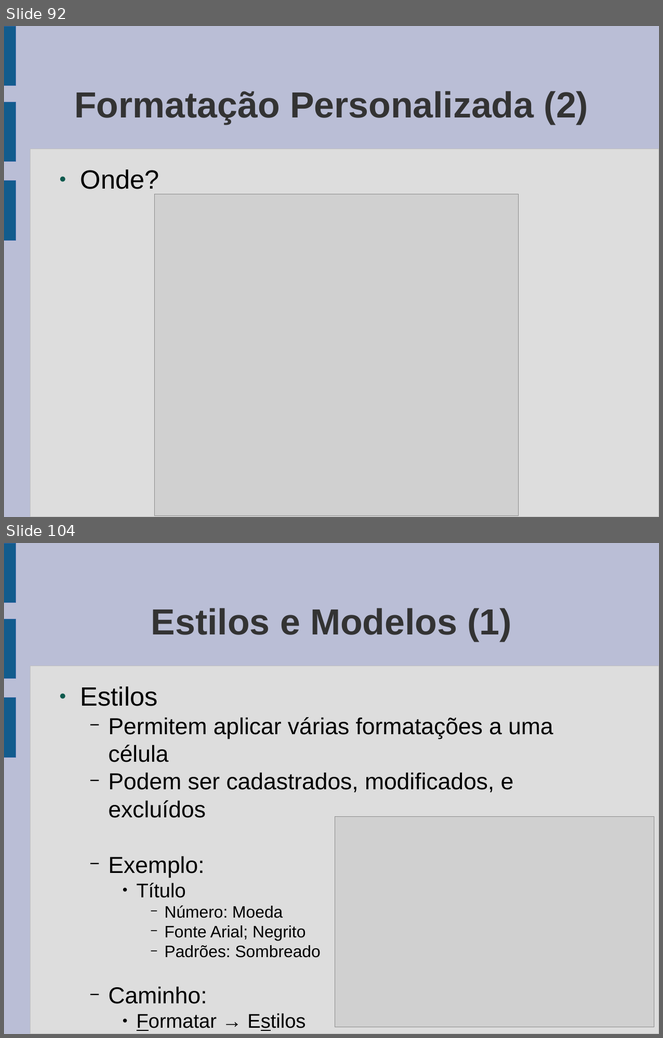
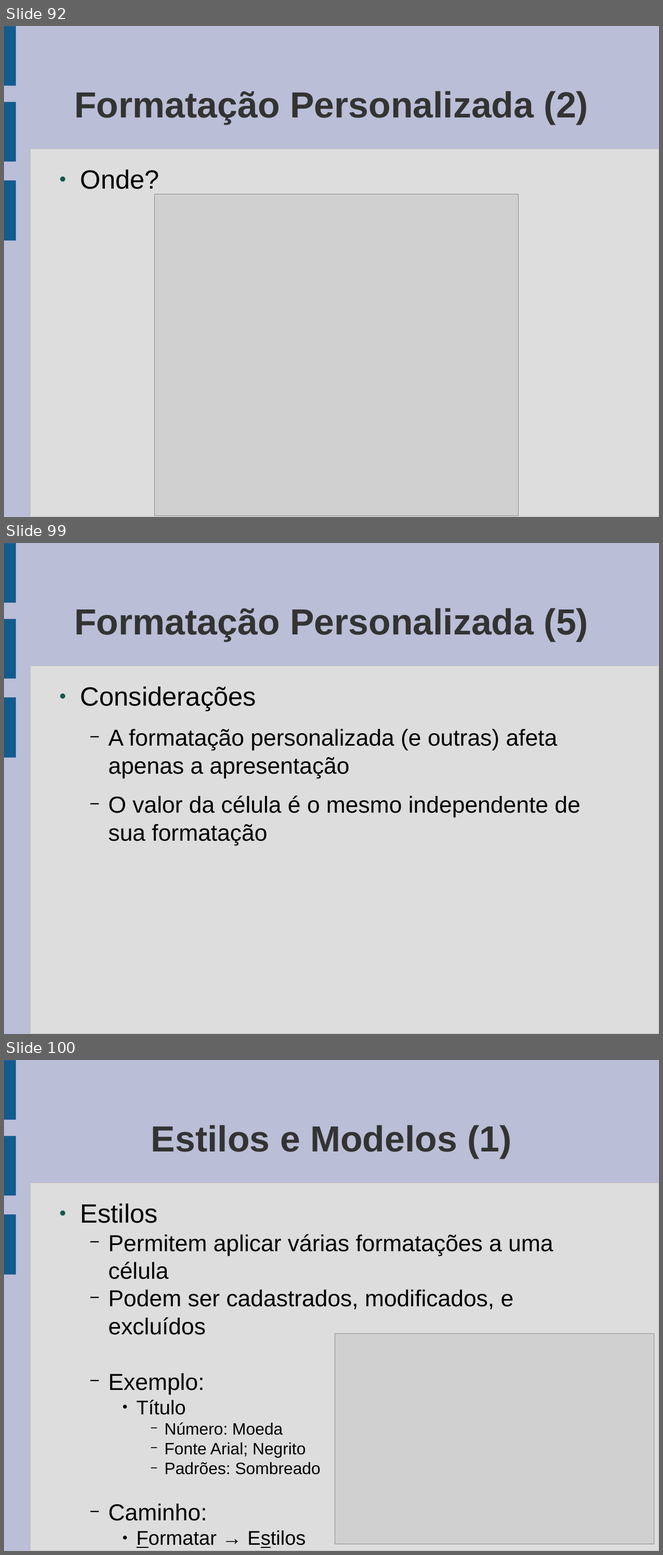
Before and after one commit to gcms/gustavo, a slide deck: cepss/aulas.odp. Shown one above the other, each under a label of ours: slides 92 and 104 before the commit, slides 92, 99 and 100 after it; the slides between them are not shown. The pictures are 663x1038 and 663x1555 pixels, drawn with LibreOffice and Linux fonts; fonts in the diff are those of the drawing; grey boxes stand for pictures. Boxes give left, top, right and bottom in pixels: in the first picture for what was removed or moved away, otherwise in the second. Text is boxed around its words. In the diff, an @@ line names an element or a change of style, - is before the commit and + after.

```diff
--- a/cepss/aulas.odp
+++ b/cepss/aulas.odp
@@ slide 99 added at [4, 543, 659, 1034], background #BABED6; not listed: 4 template elements that a slide beside it also shows @@
@@ title added at [74, 608, 588, 641], 44 pt, text #333333, bold @@
+Formatação Personalizada (5)
@@ text added at [80, 687, 580, 846], 28 pt, text #000000 @@
+● Considerações
+  − A formatação personalizada (e outras) afeta apenas a apresentação
+  − O valor da célula é o mesmo independente de sua formatação
@@ what was slide 104 is now slide 100 @@
```
Also in this commit, not shown: 6 slides changed, 6 other slides added, 2 slides removed.
